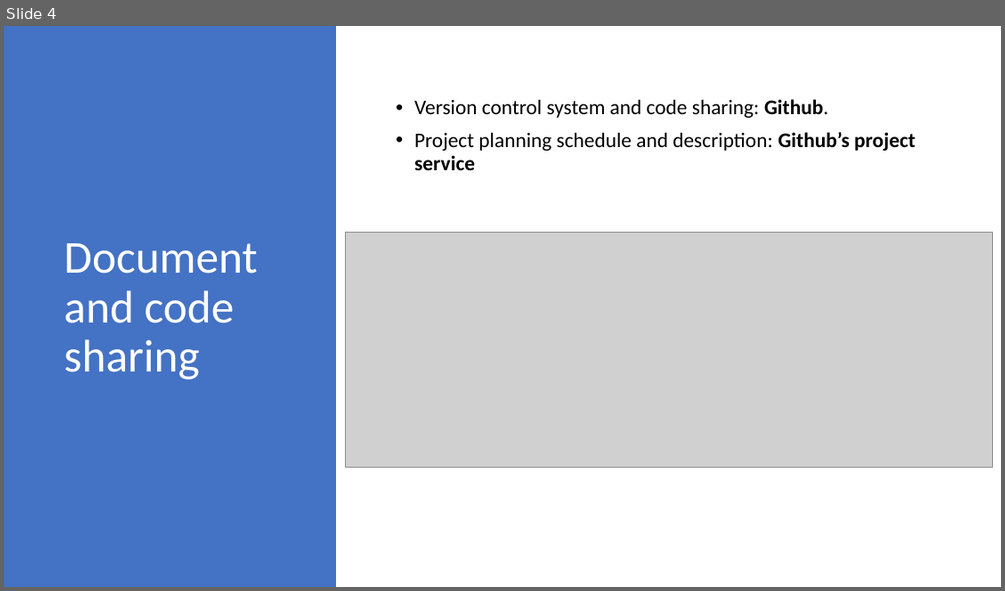
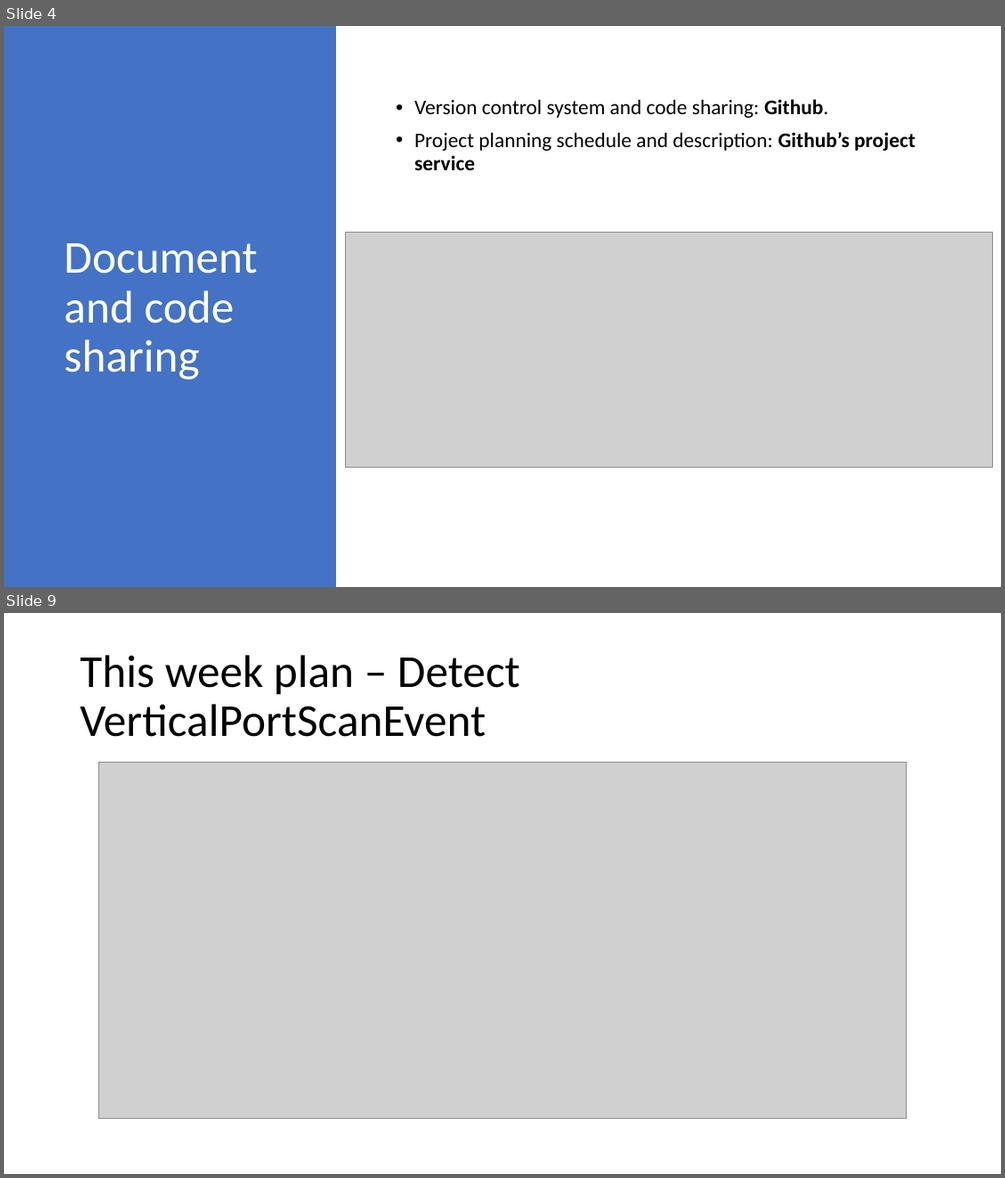
Before and after one commit to letung3105/csproject-2020-siem, a slide deck: SecondWeek-Presentation.pptx. Shown one above the other, each under a label of ours: slide 4 before the commit, slides 4 and 9 after it; the slides between them are not shown. The pictures are 1005x591 and 1005x1178 pixels, drawn with LibreOffice and Linux fonts; fonts in the diff are those of the drawing; grey boxes stand for pictures. Boxes give left, top, right and bottom in pixels: in the first picture for what was removed or moved away, otherwise in the second. Text is boxed around its words. In the diff, an @@ line names an element or a change of style, - is before the commit and + after.

Commit message:
Added this week (2nd week) plan

```diff
--- a/SecondWeek-Presentation.pptx
+++ b/SecondWeek-Presentation.pptx
@@ slide 9 added at (x1=4, y1=613, x2=1001, y2=1174), background #FFFFFF @@
@@ title added at (x1=80, y1=655, x2=520, y2=737), 44 pt, text #000000 @@
+This week plan – Detect VerticalPortScanEvent
@@ picture added at (x1=98, y1=763, x2=906, y2=1119) @@
```
Also in this commit, not shown: 4 other slides added.
